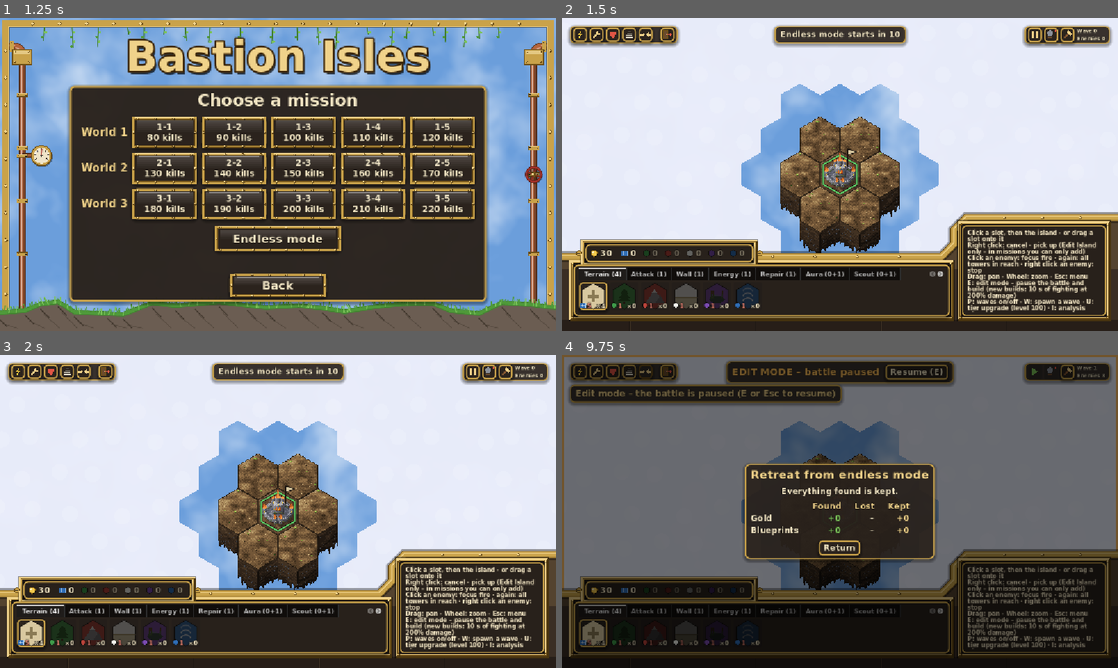
Above: before the commit, frames 1-4 (two rows, left to right).
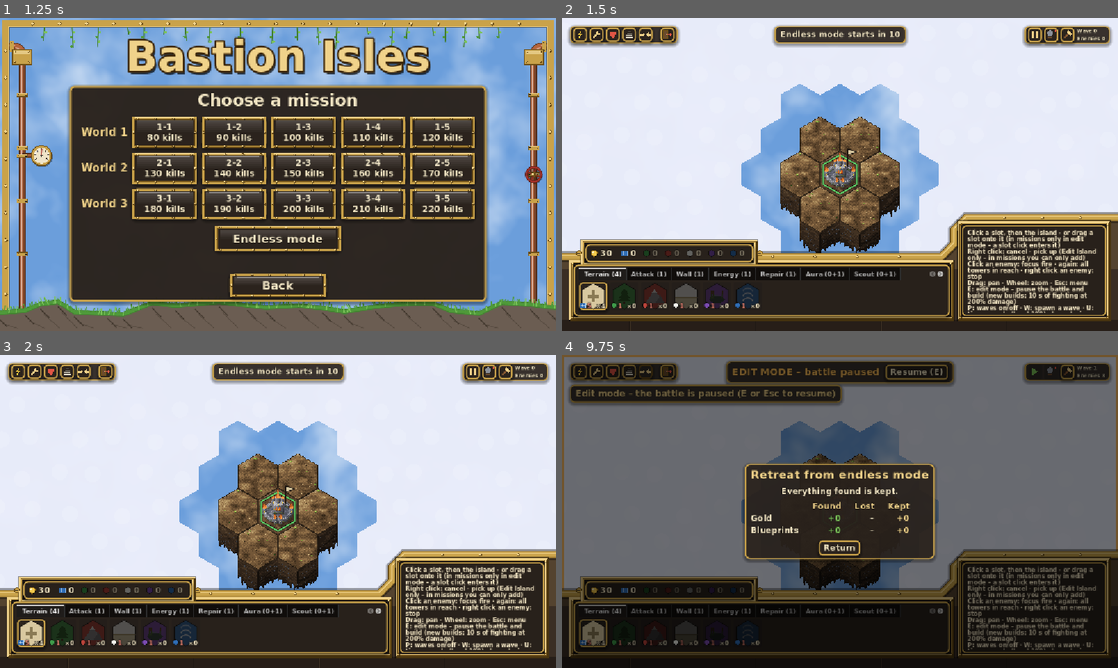
Above: after the commit, the same moments.

Repository: PfeiferSebastian/bastion-isles
Game: Godot game, scene res://scenes/ui/main_menu.tscn
The game is run twice, just before and just after one commit, with the same random seed, the same clock (stepped at 60 frames per second) and the same inputs.
Inputs (mouse positions are in pixels of both pictures, inside the frame that each line leads up to):
- Up to frame 1 (1.25 s): click "Start" at 0.5 s
- Up to frame 2 (1.5 s): click "Endless mode" at 1.25 s
- Up to frame 3 (2 s): no input
- Up to frame 4 (9.75 s): click (1034, 370) at 2.02 s; click (1051, 370) at 2.77 s; click (1067, 370) at 3.52 s; click (578, 370) at 4.27 s; click (595, 370) at 5.02 s; click (612, 370) at 5.77 s; click (628, 370) at 6.52 s; click (645, 370) at 7.27 s; click (667, 370) at 8.02 s; click (595, 633) at 8.75 s; click "Resume (E)" at 9.5 s

Frame 1 is identical in both runs. In frame 2, 3.0% of the frame differs, in the area x 72-96%, y 69-95%; in frame 3, 3.0%; in frame 4, 2.1%.

Commit message:
Change the island during missions only in the edit mode
Outside the battle edit mode map clicks only aim and clear focus fire: no placing, merging, tier-ups or removing. Picking an inventory slot enters the edit mode; leaving it drops a held item.

Co-Authored-By: Claude Opus 5.5 <noreply@anthropic.com>

Diff:
--- a/scripts/island/island_view.gd
+++ b/scripts/island/island_view.gd
@@ -5,6 +5,9 @@
 
 ## Short feedback for the player at a world position (e.g. "Need 50 gold").
 signal message(world_position: Vector2, text: String)
+## The player wants to build while the island isn't editable (picked an inventory slot during
+## a running mission); main switches to the battle edit mode.
+signal edit_requested
 
 @export var hex_size := 48.0
 ## Rings of tiles around the HQ at the start (1 = the HQ plus one ring).
@@ -45,6 +48,9 @@
 const CONSTRUCTION_COLOR := Color("ffb347")
 
 var island: Island
+## Whether clicks may change the island (place, merge, tier up, pick up). Off during a running
+## mission outside the battle edit mode, so map clicks there only aim focus fire.
+var editable := true
 ## Inventory item selected for placing (see Inventory), or empty.
 var held: Dictionary = {}
 var hovered_coord := Vector2i.ZERO
@@ -117,6 +123,8 @@
 # --- Input ---------------------------------------------------------------
 
 func handle_tap(world_position: Vector2) -> void:
+	if not editable:
+		return
 	if not held.is_empty():
 		place_item(world_to_hex(world_position), held, world_position)
 		_keep_or_release()
@@ -129,12 +137,14 @@
 
 
 ## Right click: drops the held item, otherwise picks up the top layer of the tile
-## (tower, then biome stone, then the tile itself) back into the inventory.
+## (tower, then biome stone, then the tile itself) back into the inventory. Does nothing while
+## the island isn't editable.
 func handle_secondary_tap(world_position: Vector2) -> void:
 	if not held.is_empty():
 		release_hold()
 		return
-	pick_up(world_to_hex(world_position), world_position)
+	if editable:
+		pick_up(world_to_hex(world_position), world_position)
 
 
 ## Puts `item` from the inventory onto `coord`. Towers and biome stones on an empty hex next
@@ -259,7 +269,7 @@
 		return
 	_dragging = false
 	var moved := button.position.distance_to(_drag_start) > DRAG_THRESHOLD
-	if moved and get_viewport().gui_get_hovered_control() == null:
+	if moved and editable and get_viewport().gui_get_hovered_control() == null:
 		var world := get_global_mouse_position()
 		place_item(world_to_hex(world), held, world)
 		_keep_or_release()
@@ -280,6 +290,9 @@
 		return
 	match key.keycode:
 		KEY_U:
+			if not editable:
+				message.emit(hex_center_world(hovered_coord), "Tier upgrades in edit mode (E)")
+				return
 			var cost := island.tier_up_cost(hovered_coord)
 			var at := hex_center_world(hovered_coord)
 			if cost.is_empty():
--- a/scripts/main.gd
+++ b/scripts/main.gd
@@ -5,9 +5,10 @@
 ## fleeing saves the island (IslandSave).
 ## During a mission E (or the HUD's hammer icon) toggles the battle edit mode: the fight is
 ## paused (scene tree paused; only the island view, camera and HUD keep running) and the
-## player adds towers, tiles and biome stones (nothing can be removed in a mission); what is
-## built stays under construction for a while once the fight resumes
-## (Island.start_construction).
+## player adds towers, tiles and biome stones (nothing can be removed in a mission). Outside
+## it the island can't be changed at all, so map clicks only aim focus fire; picking an
+## inventory slot switches into the edit mode. What is built stays under construction for a
+## while once the fight resumes (Island.start_construction).
 
 const MENU_SCENE := "res://scenes/ui/main_menu.tscn"
 
@@ -47,6 +48,9 @@
 		_hud.show_edit_mode()
 	else:
 		_island_view.island.builds_take_time = true
+		# In a mission the island only changes in the battle edit mode.
+		_island_view.editable = false
+		_island_view.edit_requested.connect(set_editing.bind(true))
 	_hud.get_node("%Inventory").set(&"view", _island_view)
 	_island_view.message.connect(func(at: Vector2, text: String) -> void: _combat.popup(at, text, Color("ffb070")))
 
@@ -114,6 +118,10 @@
 		return
 	editing = on
 	get_tree().paused = on
+	_island_view.editable = on
+	if not on:
+		# An item still held goes back (an unplaced purchase is refunded).
+		_island_view.release_hold()
 	_hud.show_battle_edit(on)
 
 
--- a/scripts/ui/hud.gd
+++ b/scripts/ui/hud.gd
@@ -7,7 +7,7 @@
 ## that shows every hover text.
 
 ## Shown in the info window while nothing with a description is hovered.
-const HELP := "Click a slot, then the island · or drag a slot onto it\nRight click: cancel · pick up (Edit Is …(448 unchanged characters)…
+const HELP := "Click a slot, then the island · or drag a slot onto it (in missions only in edit mode – a slot click enters it)\nRight click: cancel · pick up (Edit Is …(448 unchanged characters)…
 
 const OVERLAYS := [
 	[&"energy", "Energy: generators bright, storages by fill (red = empty), empty tiles show how much they let through"],
--- a/scripts/ui/inventory_bar.gd
+++ b/scripts/ui/inventory_bar.gd
@@ -109,6 +109,11 @@
 	slot.modulate = Color.WHITE if amount > 0 or not price.is_empty() else Color(1, 1, 1, 0.4)
 	slot.disabled = not island.can_get(item)
 	slot.button_down.connect(func() -> void:
+		# During a mission, picking an item switches to the battle edit mode first.
+		if not view.editable:
+			view.edit_requested.emit()
+			if not view.editable:
+				return
 		var shop := view.island
 		var paid := shop.price_of(item)
 		var bought := shop.treasury.inventory.count(item) <= 0
--- a/tests/battle_edit_check.gd
+++ b/tests/battle_edit_check.gd
@@ -27,8 +27,20 @@
 		combat.spawn_enemy(&"rammer")
 	await _frames(10)
 
+	# Outside the edit mode the island can't be changed: map clicks only aim focus fire.
+	_check(not view.editable, "island locked during the fight")
+	var some_tower := Vector2i(999, 999)
+	for coord in island.coords():
+		if island.get_tower(coord):
+			some_tower = coord
+			break
+	if some_tower != Vector2i(999, 999):
+		view.handle_secondary_tap(view.hex_center_world(some_tower))
+		_check(island.get_tower(some_tower) != null, "right click outside edit mode removes nothing")
+
 	main.set_editing(true)
 	_check(paused, "tree paused in edit mode")
+	_check(view.editable, "island editable in edit mode")
 	var positions := combat.enemies().map(func(e: Enemy) -> Vector2: return e.global_position)
 	var energy := _total_energy(island)
 	await _frames(30)
Not shown, changed: docs/GDD.md
